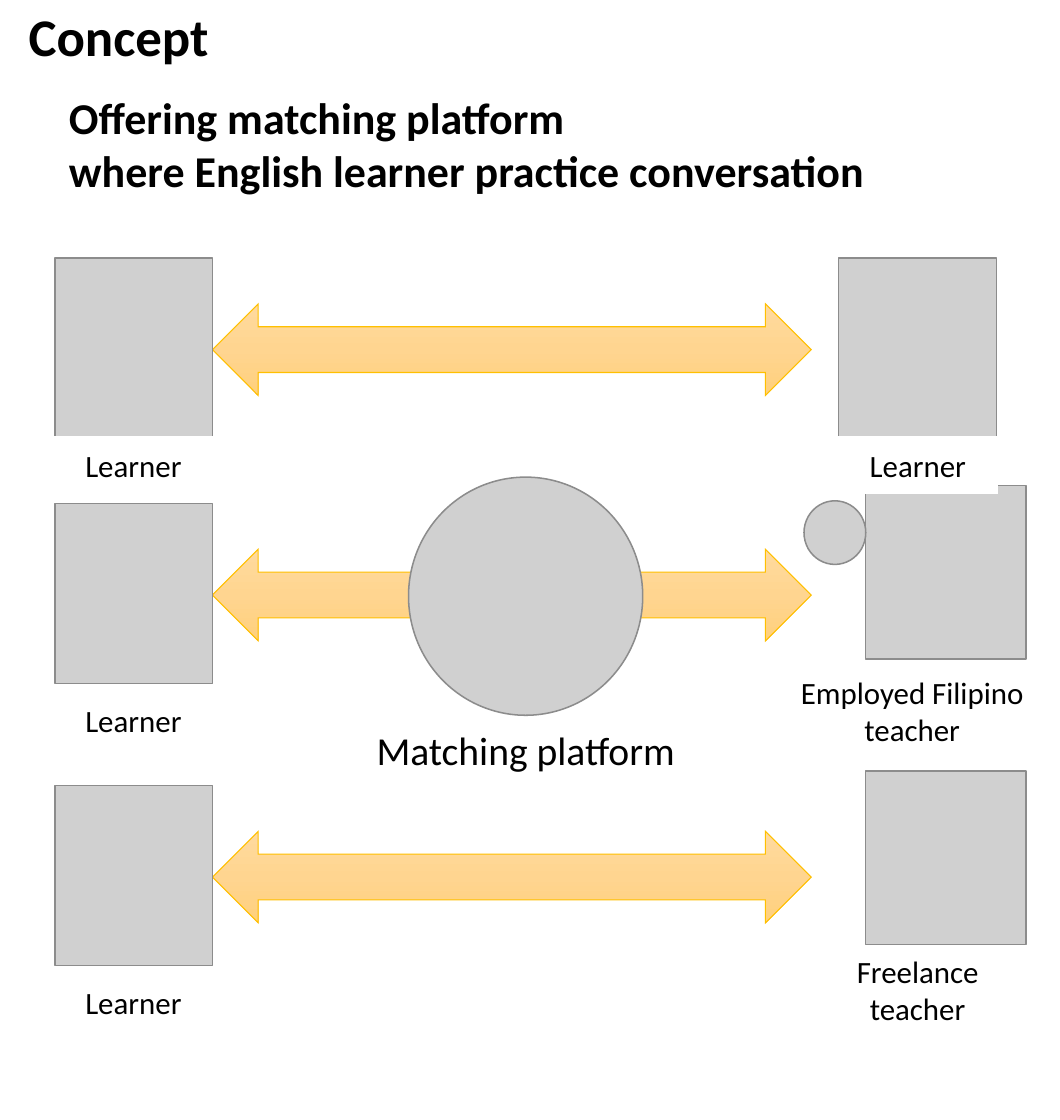
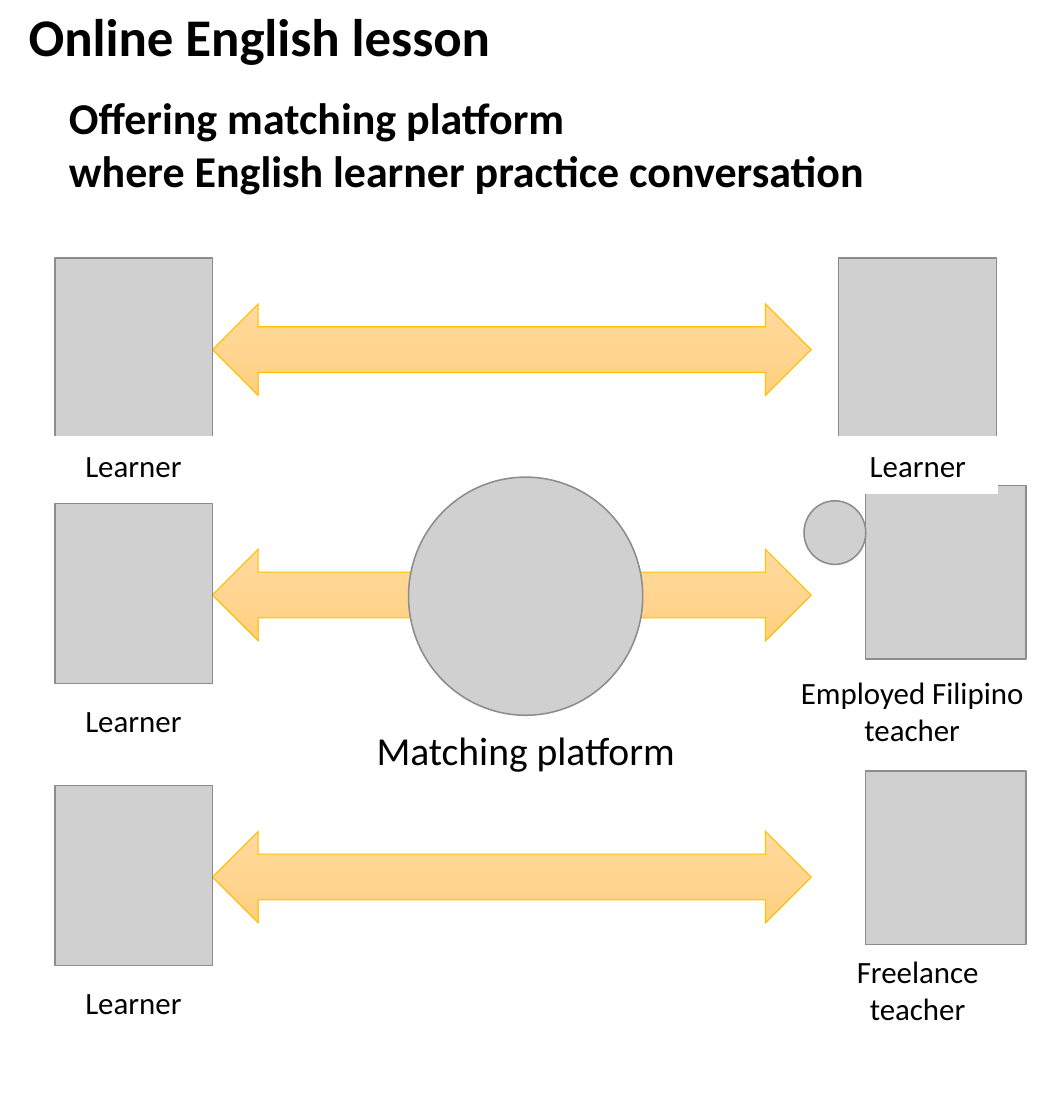
Before and after one commit to teamCairo/convas, a slide deck: slide 2 of zz_document/project_Parfait/conceptUI.pptx (slide 1 before the commit). Drawn at 1060x1120 pixels with LibreOffice and Linux fonts; fonts in the diff are those of the drawing; grey boxes stand for pictures. Boxes give left, top, right and bottom in pixels: in the first picture for what was removed or moved away, otherwise in the second. Text is boxed around its words. In the diff, an @@ line names an element or a change of style, - is before the commit and + after.

```diff
--- a/zz_document/project_Parfait/conceptUI.pptx
+++ b/zz_document/project_Parfait/conceptUI.pptx
@@ rectangle "Online English lesson": place and size @@
-rectangle "Online English lesson" at <box>13,1,300,69</box>
+rectangle "Online English lesson" at <box>13,1,546,69</box>
@@ text in rectangle at <box>29,19,490,65</box>: text changed @@
-Concept
+Online English lesson
```
Also in this commit, not shown: 1 slide added, 7 other files.
